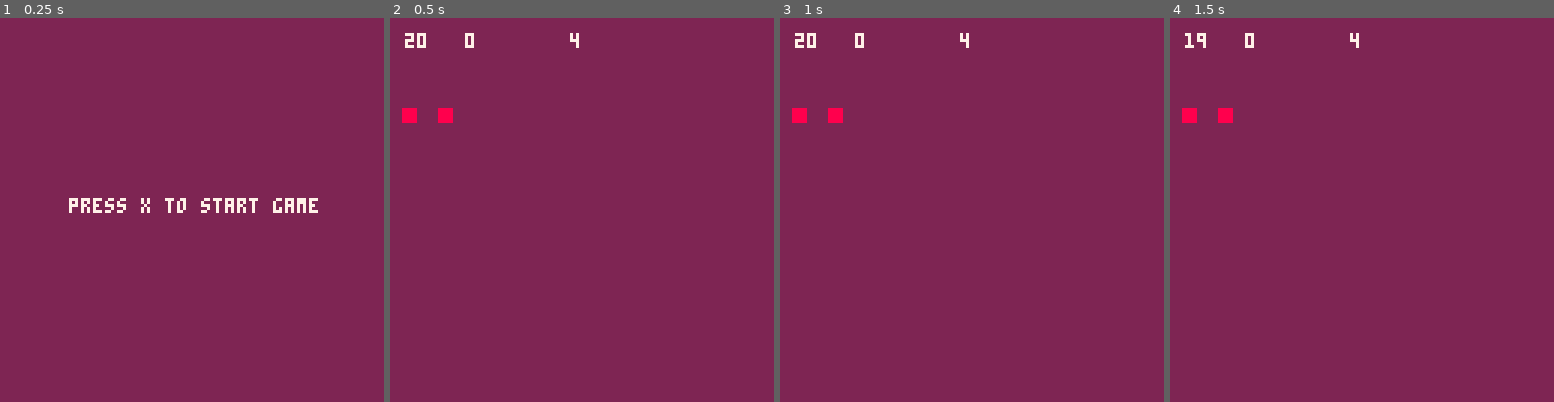
Above: before the commit, frames 1-4 (left to right).
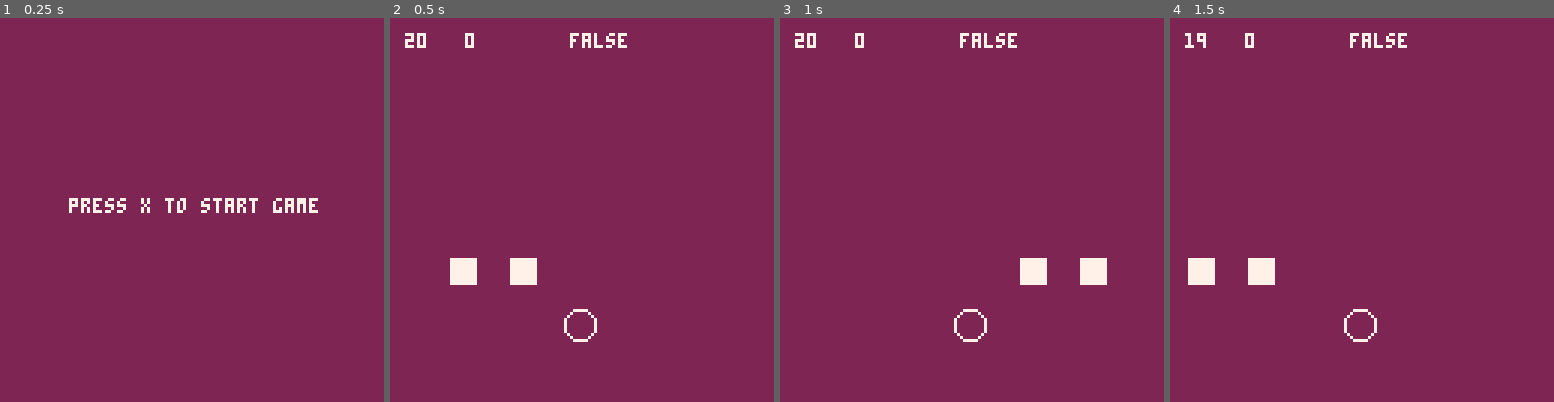
Above: after the commit, the same moments.

Repository: Dropboy/musical_fruit
Game: PICO-8 cartridge musical_fruit.p8
Two runs of this game, one before a commit and one after it. Both use one fixed random seed, a clock stepped at 60 frames per second and the inputs below.
Inputs:
- Up to frame 1 (0.25 s): no input
- Up to frame 2 (0.5 s): tap X (X key) at 0.33 s
- Up to frame 3 (1 s): no input
- Up to frame 4 (1.5 s): tap X (X key) at 1.07 s

Frame 1 is identical in both runs. In frame 2, 1.7% of the frame differs, in the area x 3-62%, y 3-85%; in frame 3, 1.7%; in frame 4, 1.7%.

Commit message:
Beats looping + Animating properly
Working on making beats disappear and gaining a point when button is x and they reach a certain x coordinate

Diff:
--- a/musical_fruit.p8
+++ b/musical_fruit.p8
@@ -12,11 +12,11 @@
 function _init()
  music(0)
  beat={}
- beat.h = 4
- beat.w = 4
+ beat.h = 8
+ beat.w = 8
  beat.x = -12
  beat.y = 80
- beat.dx = 1
+ beat.dx = 2
  beat.dy = 15
  beat.alive = true
  beat.gap = 0
@@ -47,9 +47,9 @@
    if chr == "b" then
     last = "b"
     add(beat_x, 4 + ( (j-1) % 11 ) * (beat.w + 2 ) )
-    add(beat_y, 30 + flr ( (j-1) / 11 ) * ( beat.h + 2 ) )
+    add(beat_y, 80 + flr ( (j-1) / 11 ) * ( beat.h + 2 ) )
     add(beat_v, true)
-    add(beat_c, 8)
+    add(beat_c, 7)
    end
   end
 end
@@ -112,15 +112,22 @@
 
  -- draw beats
  for i=1,#beat_x do
-  if beat_v[i] then
-   rectfill(beat_x[i]+beat.dx,beat_y[i],beat_x[i]+beat.w,beat_y[i]+beat.h,beat_c[1])
-   beat.dx += beat.dx
+  if beat_v[i] == true then
+   rectfill(beat_x[i],beat_y[i],beat_x[i]+beat.w,beat_y[i]+beat.h,beat_c[1])
+   if beat_x[i] > 128 then
+    beat_x[i] = -4
+   end
+   if beat_x[i] == 65 and buttpress == true then
+    beat_v[i] = false
+    score += 1
+   end
   end
+  beat_x[i] += beat.dx
  end
-
+ circ(63,102,5,7)
  print(flr(timer),5,5,7)
  print(score,25,5,7)
- print(beat_x[1],60,5,7)
+ print(buttpress,60,5,7)
 end
 
 function draw_gameover()
